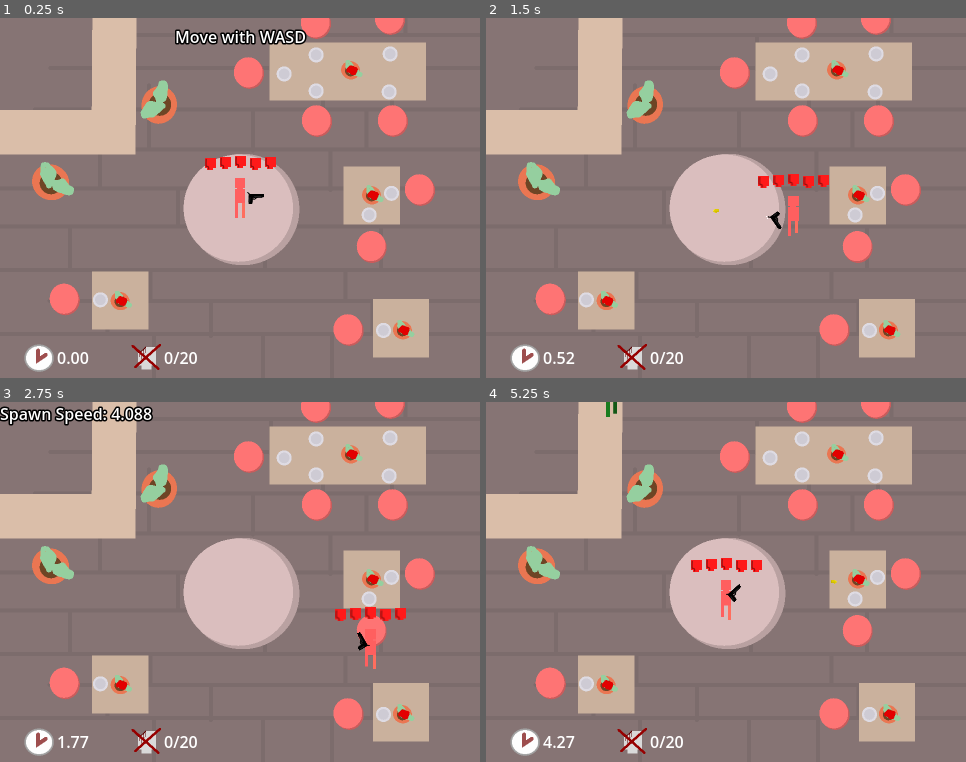
Above: before the commit, frames 1-4 (two rows, left to right).
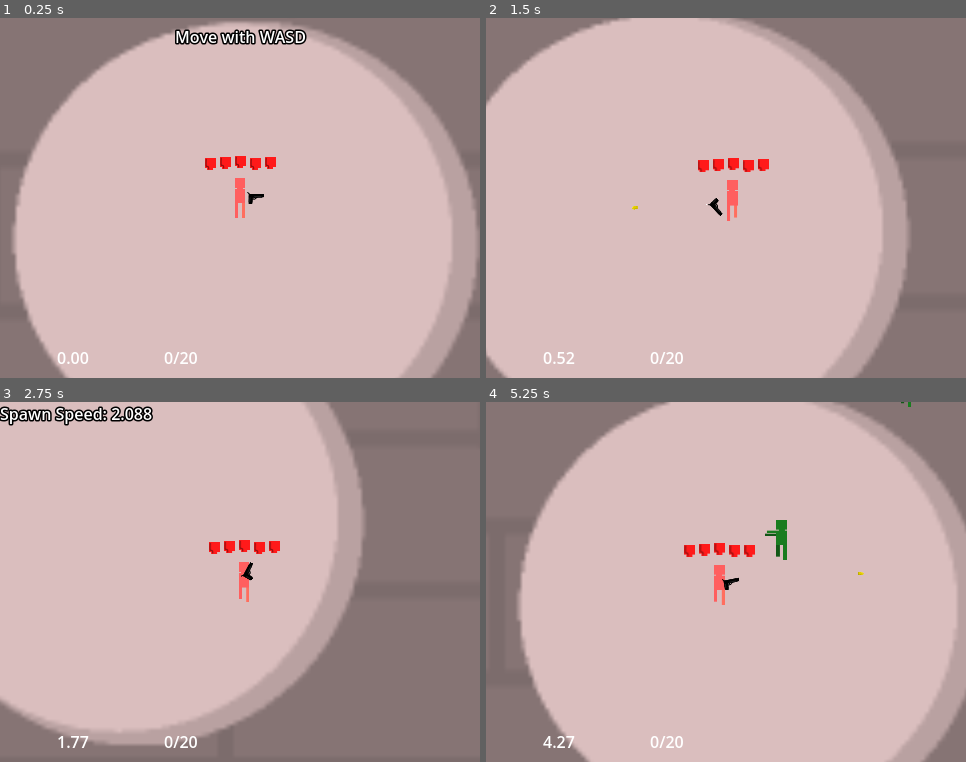
Above: after the commit, the same moments.

Repository: OgGhostJelly/Zombie-BurgerZ
Game: Godot game, scene res://objects/level/level.tscn
The game is run twice, just before and just after one commit, with the same random seed, the same clock (stepped at 60 frames per second) and the same inputs. Sound files missing from this copy of the repository are replaced by a short silence.
Inputs (mouse positions are in pixels of both pictures, inside the frame that each line leads up to):
- Up to frame 1 (0.25 s): no input
- Up to frame 2 (1.5 s): move the mouse to (831, 180) at 0.52 s; press the mouse at (831, 180) at 0.53 s; hold D (move_right) 0.53-1.28 s; move the mouse to (630, 216) at 1.27 s; release the mouse at (630, 216) at 1.28 s; hold S (move_down) from 1.28 s (still down); click (630, 216) at 1.35 s
- Up to frame 3 (2.75 s): move the mouse to (288, 502) at 2.02 s; release S (move_down) at 2.03 s; press the mouse at (288, 502) at 2.03 s; hold D (move_right) from 2.03 s (still down); tap U (info) at 2.1 s
- Up to frame 4 (5.25 s): move the mouse to (702, 654) at 2.77 s; release D (move_right) at 2.78 s; release the mouse at (702, 654) at 2.78 s; hold W (move_up) 2.78-3.53 s; click (702, 654) at 2.85 s; move the mouse to (870, 636) at 3.52 s; press the mouse at (870, 636) at 3.53 s; hold A (move_left) 3.53-5.03 s; move the mouse to (582, 528) at 4.27 s; release the mouse at (582, 528) at 4.28 s; tap U (info) at 4.35 s; click (582, 528) at 4.55 s; move the mouse to (750, 582) at 5.02 s; press the mouse at (750, 582) at 5.03 s; hold S (move_down) from 5.03 s (still down)

The runs differ from the first frame. In frame 1, 74% of the frame differs, in the area x 0-100%, y 0-100%; in frame 2, 71%; in frame 3, 60%; in frame 4, 77%.

Commit message:
Added kb shots and scroll cam
- Added scrolling cam
- Added larger map
- Added knockback shot movement

Diff:
--- a/objects/guns/gun/gun.gd
+++ b/objects/guns/gun/gun.gd
@@ -49,9 +49,12 @@
 	return not animation_player.is_playing()
 
 
-func fire() -> void:
+func fire() -> bool:
 	if can_fire():
 		force_fire()
+		return true
+	else:
+		return false
 
 
 func force_fire() -> void:
--- a/objects/guns/gun/gun.tscn
+++ b/objects/guns/gun/gun.tscn
@@ -28,6 +28,21 @@
 stream_0/stream = ExtResource("6_b1p1b")
 stream_0/weight = 1.0
 
+[sub_resource type="Animation" id="Animation_s2lsq"]
+length = 0.001
+tracks/0/type = "value"
+tracks/0/imported = false
+tracks/0/enabled = true
+tracks/0/path = NodePath("Sprite2D:rotation")
+tracks/0/interp = 1
+tracks/0/loop_wrap = true
+tracks/0/keys = {
+"times": PackedFloat32Array(0),
+"transitions": PackedFloat32Array(1),
+"update": 0,
+"values": [0.0]
+}
+
 [sub_resource type="Animation" id="Animation_8wtaj"]
 resource_name = "reload"
 length = 0.2
@@ -42,21 +57,6 @@
 "transitions": PackedFloat32Array(-2, 1),
 "update": 0,
 "values": [0.0, 6.28319]
-}
-
-[sub_resource type="Animation" id="Animation_s2lsq"]
-length = 0.001
-tracks/0/type = "value"
-tracks/0/imported = false
-tracks/0/enabled = true
-tracks/0/path = NodePath("Sprite2D:rotation")
-tracks/0/interp = 1
-tracks/0/loop_wrap = true
-tracks/0/keys = {
-"times": PackedFloat32Array(0),
-"transitions": PackedFloat32Array(1),
-"update": 0,
-"values": [0.0]
 }
 
 [sub_resource type="AnimationLibrary" id="AnimationLibrary_6g1y1"]
--- a/objects/level/level.gd
+++ b/objects/level/level.gd
@@ -37,7 +37,9 @@
 	time_label.text = "%.2f" % time
 	if not spawn_timer.is_stopped():
 		time += delta
-		spawn_timer.wait_time = move_toward(spawn_timer.wait_time, 6.0, delta * 0.05)
+		spawn_timer.wait_time = move_toward(spawn_timer.wait_time, 4.0, delta * 0.05)
+
+	$SpawnPath.global_position = player.global_position -  Vector2(480.0, 360.0) / 2.0
 
 
 func _on_spawn_timer_timeout() -> void:
@@ -51,7 +53,7 @@
 	obj.global_position = spawn_path_follow.global_position
 
 	obj.died.connect(func():
-		spawn_timer.wait_time = move_toward(spawn_timer.wait_time, 2.0, 0.3)
+		spawn_timer.wait_time = move_toward(spawn_timer.wait_time, 1.0, 0.3)
 		kill_count += 1
 		kill_count_label.text = "%s/20" % kill_count)
 
--- a/objects/level/level.tscn
+++ b/objects/level/level.tscn
@@ -25,12 +25,11 @@
 script = ExtResource("1_r6cjg")
 enemy_supplier = SubResource("Resource_vi7tg")
 
-[node name="BackLayer" type="CanvasLayer" parent="."]
-layer = -1
-
-[node name="TextureRect" type="TextureRect" parent="BackLayer"]
-offset_right = 480.0
-offset_bottom = 360.0
+[node name="TextureRect" type="TextureRect" parent="."]
+offset_left = -720.0
+offset_top = -540.0
+offset_right = 1200.0
+offset_bottom = 900.0
 texture = ExtResource("1_4xwit")
 
 [node name="Enemies" type="Node2D" parent="."]
@@ -46,7 +45,7 @@
 rotation = 0.00391387
 
 [node name="SpawnTimer" type="Timer" parent="."]
-wait_time = 4.0
+wait_time = 2.0
 
 [node name="GracePeriodTimer" type="Timer" parent="."]
 wait_time = 6.0
--- a/objects/player/player.gd
+++ b/objects/player/player.gd
@@ -26,21 +26,24 @@
 		health_ui.max_health = health.max_value)
 
 
-func _physics_process(_delta: float) -> void:
-	velocity = Input.get_vector(
+func _physics_process(delta: float) -> void:
+	var input_vector: Vector2 = Input.get_vector(
 		&"move_left",
 		&"move_right",
 		&"move_up",
 		&"move_down",
-	) * 90.0
+	)
+
+	velocity = velocity.move_toward(input_vector * 90.0, 430.0 * delta)
 
 	if velocity.is_zero_approx():
 		animated_sprite.play(&"idle")
 	else:
 		animated_sprite.play(&"walk")
 
-	if Input.is_action_just_pressed(&"fire"):
-		gun.fire()
+	if Input.is_action_just_pressed(&"fire") and gun.fire():
+		velocity += Vector2.from_angle(gun.global_rotation) * -120.0
+		velocity -= input_vector * -40.0
 
 	move_and_slide()
 
@@ -48,6 +51,8 @@
 		moved.emit()
 
 	queue_redraw()
+
+	global_position = global_position.clamp(Vector2(-720.0, -540.0), Vector2(1200.0, 900.0))
 
 
 func _die() -> void:
--- a/objects/player/player.tscn
+++ b/objects/player/player.tscn
@@ -98,5 +98,9 @@
 [node name="DamageAudio" type="AudioStreamPlayer" parent="."]
 stream = SubResource("AudioStreamRandomizer_qsqxf")
 
+[node name="Camera2D" type="Camera2D" parent="."]
+position_smoothing_enabled = true
+position_smoothing_speed = 16.0
+
 [connection signal="area_entered" from="HitDetector" to="." method="_on_hit_detector_area_entered"]
 [connection signal="timeout" from="InvincibilityTimer" to="." method="_on_invincibility_timer_timeout"]
